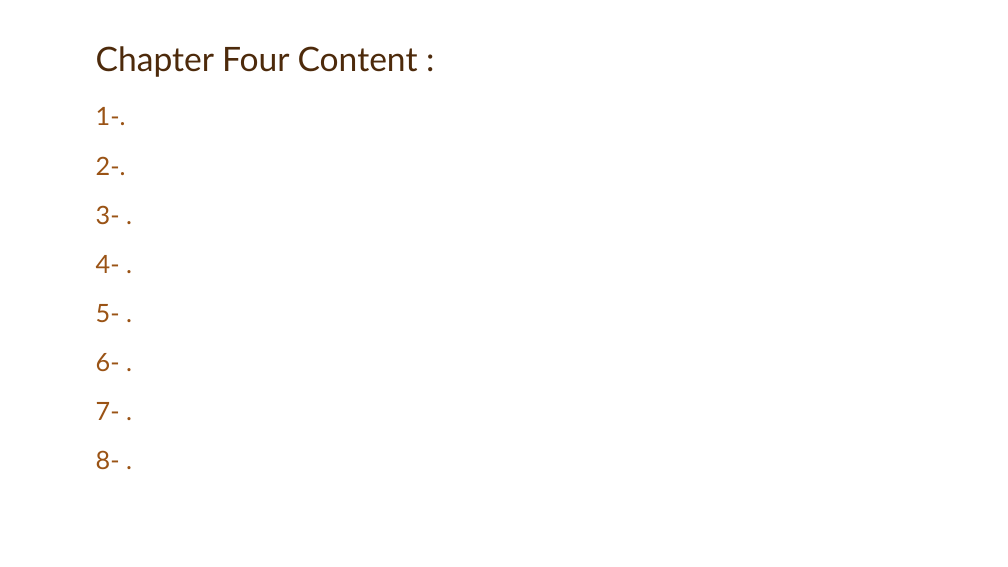
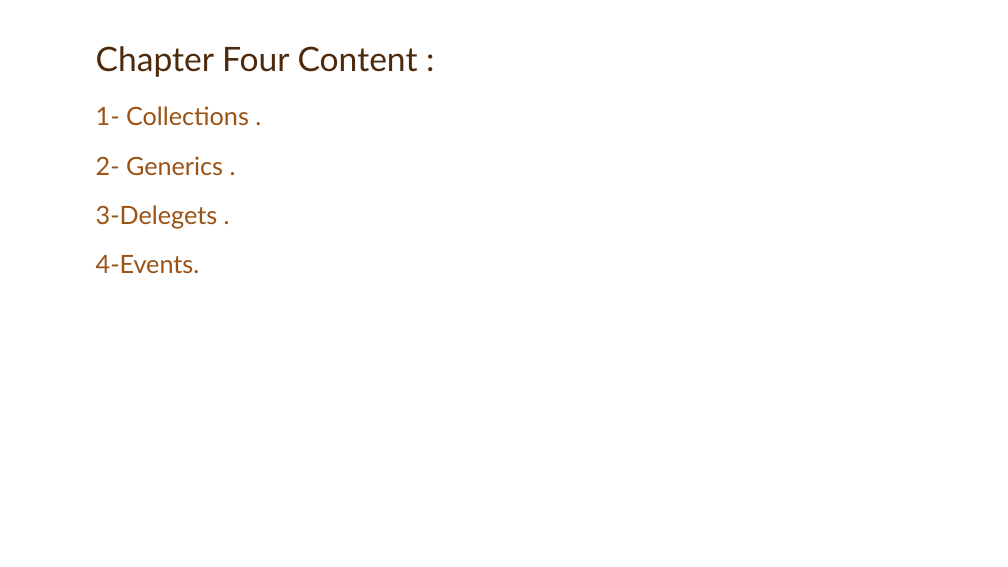
Before and after one commit to MinaAnwerRepo/android, a slide deck: slide 63 of Presentation/CSharpBasics.pptx. Drawn at 1008x567 pixels with LibreOffice and Linux fonts; fonts in the diff are those of the drawing; background and template pictures are left out. Boxes give left, top, right and bottom in pixels: in the first picture for what was removed or moved away, otherwise in the second. Text is boxed around its words. In the diff, an @@ line names an element or a change of style, - is before the commit and + after.

```diff
--- a/Presentation/CSharpBasics.pptx
+++ b/Presentation/CSharpBasics.pptx
@@ text at (x1=96, y1=106, x2=249, y2=274): text changed @@
-1-.
-2-.
-3- .
-4- .
-5- .
-6- .
-7- .
-8- .
+1- Collections .
+2- Generics .
+3-Delegets .
+4-Events.
```
Also in this commit, not shown: 4 slides added, 1 slide removed, 4 other files.
